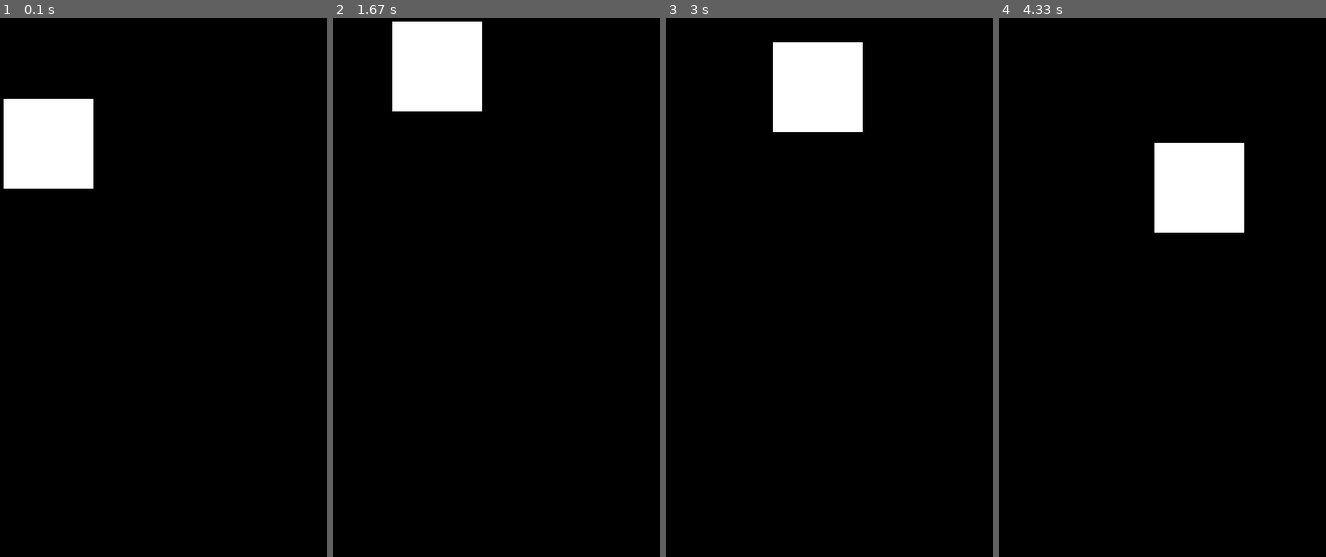
Above: before the commit, frames 1-4 (left to right).
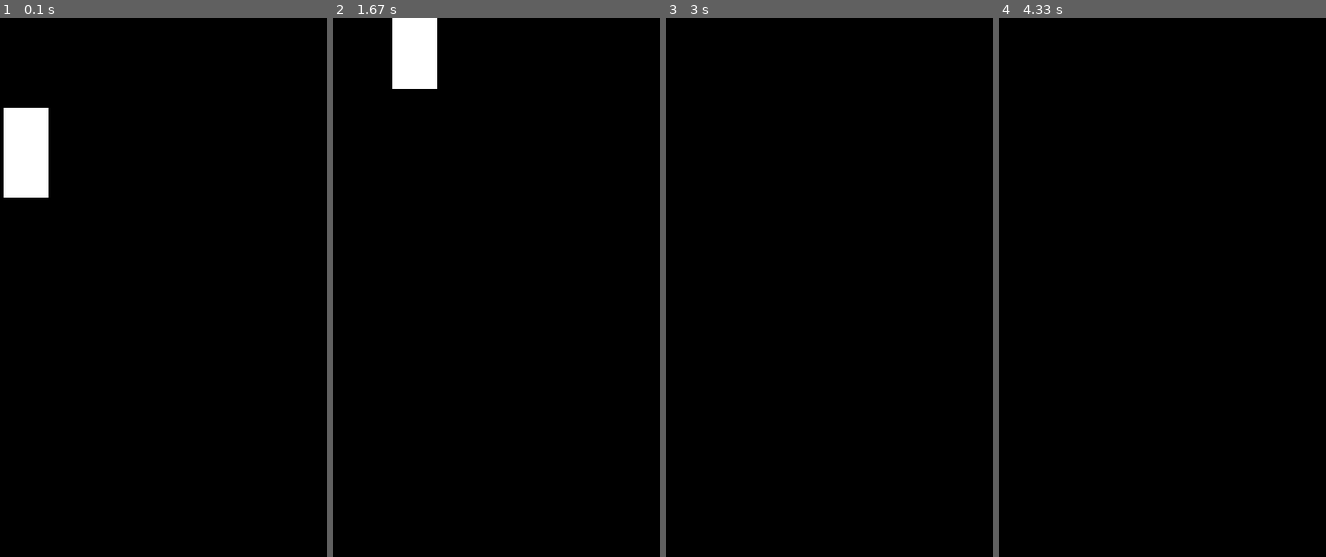
Above: after the commit, the same moments.

Repository: lvanderlyn/VideoGame
Game: pygame game, started from gravity.py
The game is run twice, just before and just after one commit, with the same random seed, the same clock (stepped at 60 frames per second) and the same inputs.
Inputs:
- Up to frame 1 (0.1 s): no input
- Up to frame 2 (1.67 s): tap Space at 0.33, 0.73, 1.03, 1.23, 1.57 s
- Up to frame 3 (3 s): tap Space at 1.87, 2.07, 2.37 s
- Up to frame 4 (4.33 s): no input

The runs differ from the first frame. In frame 1, 2.7% of the frame differs, in the area x 1-29%, y 15-34%; in frame 2, 3.0%; in frame 3, 4.6%, in the area x 32-61%, y 4-22%; in frame 4, 4.6%.

Commit message:
Man now jumps only if spacebar pressed

Diff:
--- a/gravity.py
+++ b/gravity.py
@@ -61,13 +61,11 @@
 WHITE = (255, 255, 255)
 BLACK = (0,0,0)
 
-n = 100.0
+MAN_HEIGHT = 100.0
+MAN_WIDTH = 50.0
 
 man = Jumpman((0.0,100.0),(40.0,0.0))
-pygame.draw.rect(DISPLAYSURF, WHITE, (man.getPosition()[0], man.getPosition()[1], n,n))
-
-count=0
-man.jump()
+pygame.draw.rect(DISPLAYSURF, WHITE, (man.getPosition()[0], man.getPosition()[1], MAN_WIDTH,MAN_HEIGHT))
 
 while True: # the main game loop
     DISPLAYSURF.fill(BLACK)
@@ -76,21 +74,25 @@
         if event.type == QUIT:
             pygame.quit()
             sys.exit()
+        if event.type == KEYDOWN:
+            if event.key == K_SPACE:
+                man.jump()
+
     dt = 1.0/FPS
 
     #accounts for collision with botton of window
-    if(man.getPosition()[1] < (WINDOWHEIGHT-n)):
+    man.updatePosition(dt)
+
+    if(man.getPosition()[1] < (WINDOWHEIGHT-MAN_HEIGHT)):
         gravity(man,dt)
     else:
-        man.setPosition((man.getPosition()[0],(WINDOWHEIGHT-n)))
+        man.setPosition((man.getPosition()[0],(WINDOWHEIGHT-MAN_HEIGHT)))
         man.setVelocity((0.0,0.0))
 
-    man.updatePosition(dt)
 
 
 
     #draws a new jumpman rectangel
-    pygame.draw.rect(DISPLAYSURF, WHITE, (man.getPosition()[0],man.getPosition()[1], n,n))
-
+    pygame.draw.rect(DISPLAYSURF, WHITE, (man.getPosition()[0], man.getPosition()[1], MAN_WIDTH, MAN_HEIGHT))
     pygame.display.update()
     fpsClock.tick(FPS)
